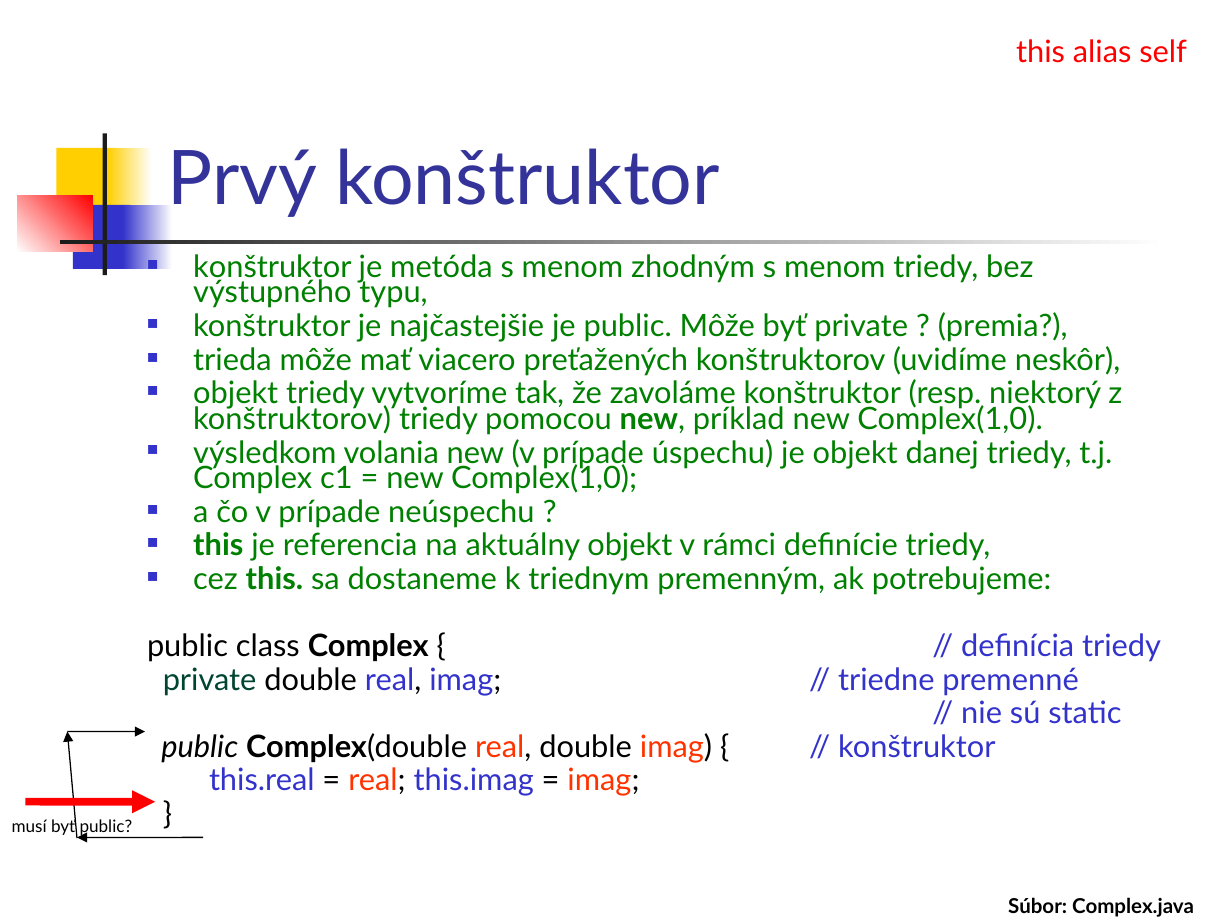
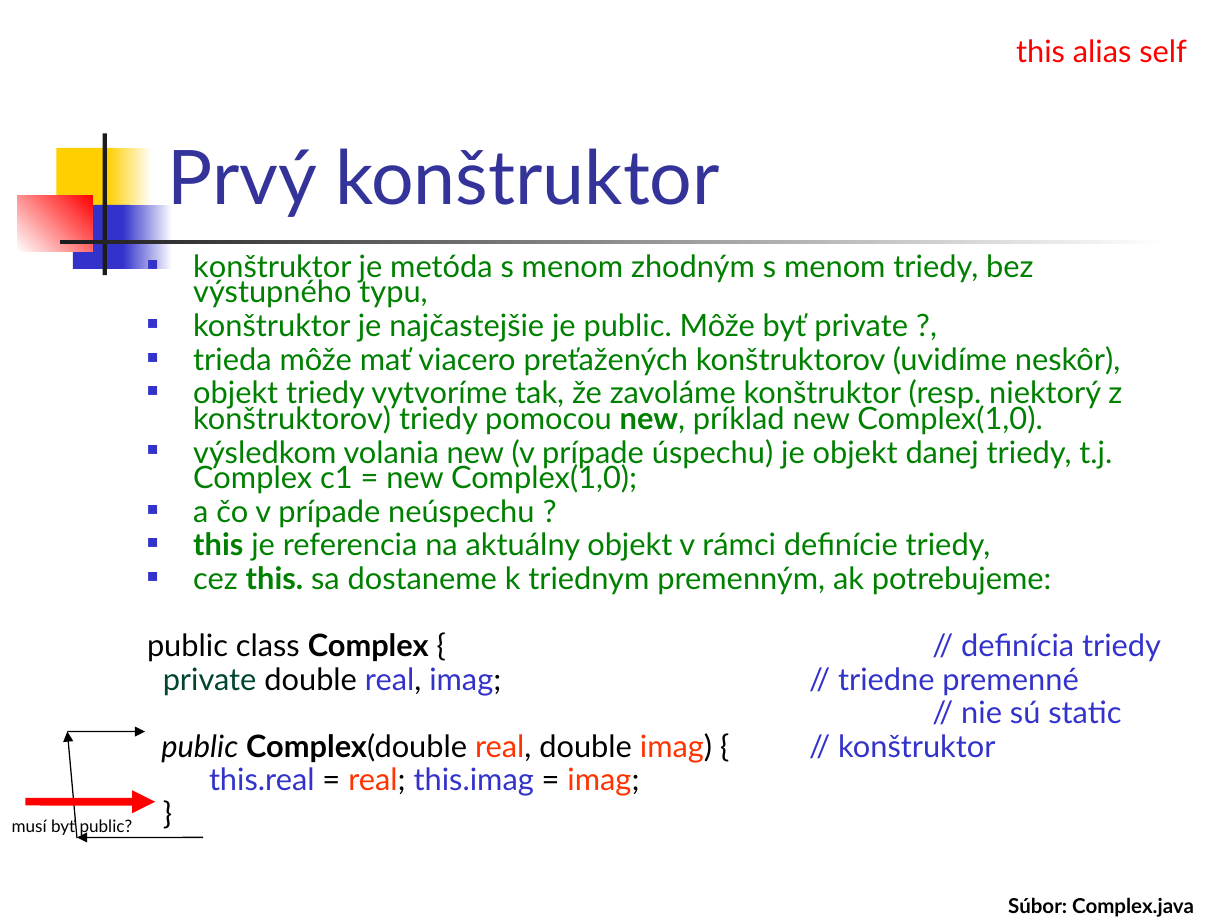
Before and after one commit to Programovanie4/Prednasky, a slide deck: slide 12 of 03/03_java.ppt. Drawn at 1232x924 pixels with LibreOffice and Linux fonts; fonts in the diff are those of the drawing. Boxes give left, top, right and bottom in pixels: in the first picture for what was removed or moved away, otherwise in the second. Text is boxed around its words. In the diff, an @@ line names an element or a change of style, - is before the commit and + after.

```diff
--- a/03/03_java.ppt
+++ b/03/03_java.ppt
@@ text at [193, 313, 908, 342]: text changed @@
-■ konštruktor je najčastejšie je public. Môže byť private ? (premia?),
+■ konštruktor je najčastejšie je public. Môže byť private ?,
```
Also in this commit, not shown: 2 other slides changed, 2 other files.
